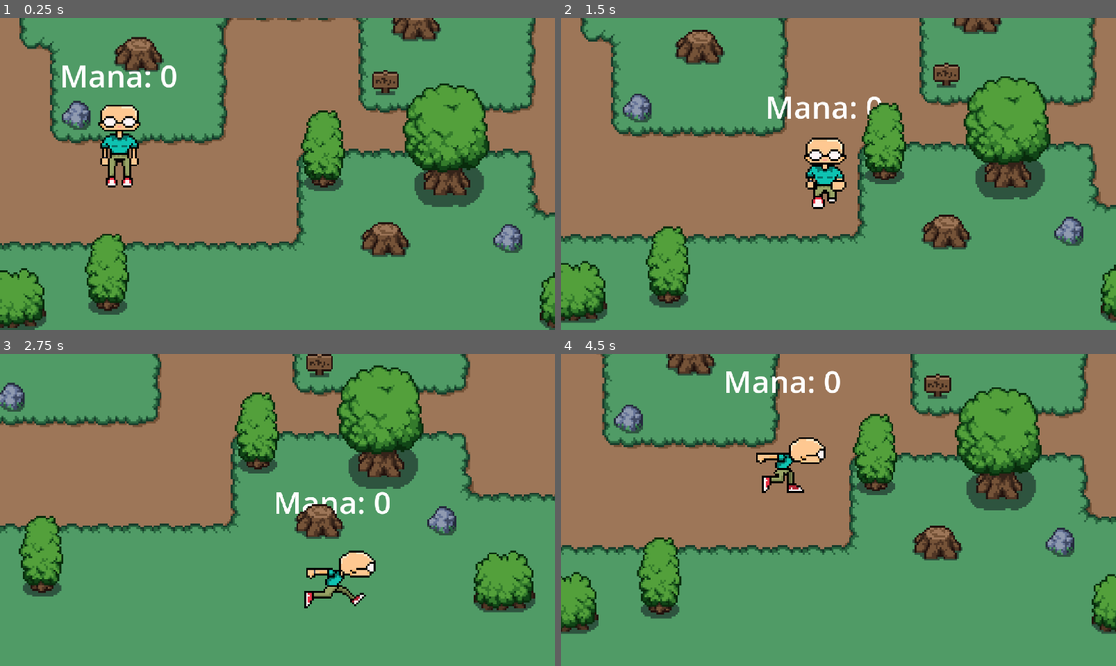
Above: before the commit, frames 1-4 (two rows, left to right).
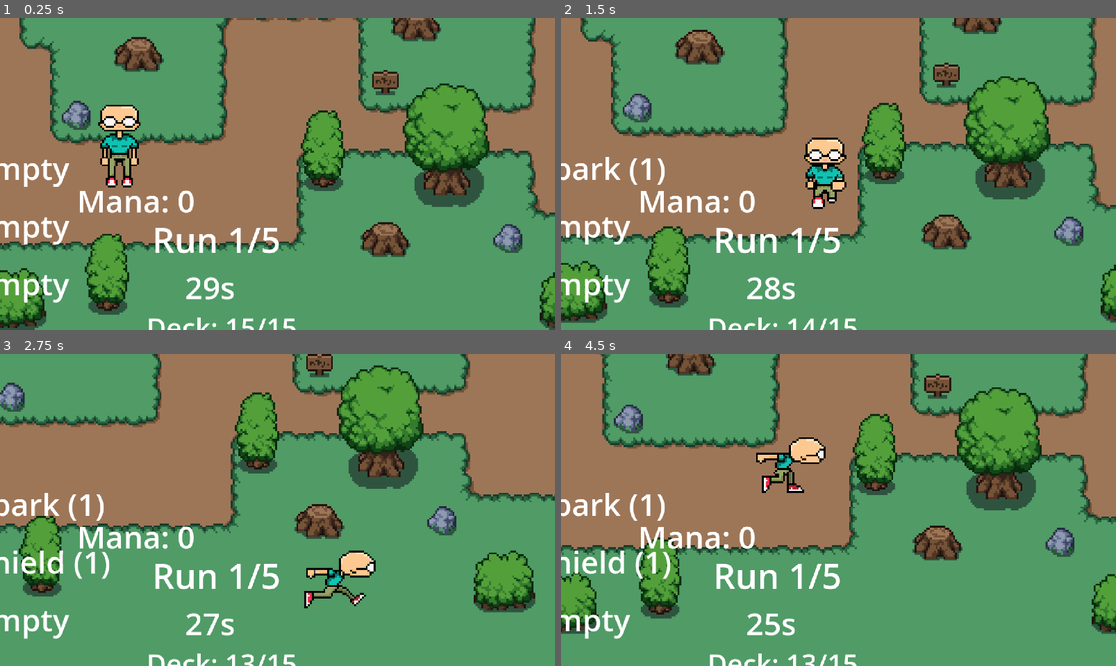
Above: after the commit, the same moments.

Repository: McBoatright/godot-game-project
Game: Godot game, scene res://scenes/world.tscn
Two runs of this game, one before a commit and one after it. Both use one fixed random seed, a clock stepped at 60 frames per second and the inputs below. The project has no main scene, so this scene is started directly.
Inputs:
- Up to frame 1 (0.25 s): no input
- Up to frame 2 (1.5 s): tap Enter (ui_accept) at 0.5, 0.77 s; hold Right (ui_right) 0.53-1.28 s; tap E (attack) at 0.6 s; hold Down (ui_down) from 1.28 s (still down); tap 1 at 1.35 s
- Up to frame 3 (2.75 s): tap Enter (ui_accept) at 1.52 s; release Down (ui_down) at 2.03 s; hold Right (ui_right) from 2.03 s (still down); hold 2 from 2.03 s (still down)
- Up to frame 4 (4.5 s): release Right (ui_right) at 2.78 s; release 2 at 2.78 s; hold Up (ui_up) 2.78-3.53 s; tap 3 at 2.85 s; tap Enter (ui_accept) at 3.02, 3.77 s; hold 4 3.53-4.28 s; hold Left (ui_left) from 3.53 s (still down); tap E (attack) at 4.35 s

The runs differ from the first frame. In frame 1, 3.6% of the frame differs, in the area x 0-54%, y 15-100%; in frame 2, 3.6%; in frame 3, 3.7%; in frame 4, 3.9%, in the area x 0-54%, y 5-100%.

Commit message:
Phase 1.5: Add UI displays for mana, hand, river, and deck progress
- Created CanvasLayer HUD with proper separation from game world
- Added UI labels for mana counter, 4 hand slots, river run/timer, and deck progress
- Updated all UI functions to use dynamic node finding for robustness
- Tested and verified all UI elements display and update correctly

Diff:
--- a/scenes/player.tscn
+++ b/scenes/player.tscn
@@ -536,13 +536,6 @@
 wait_time = 5.0
 autostart = true
 
-[node name="mana_label" type="Label" parent="."]
-offset_left = -31.0
-offset_top = -63.0
-offset_right = 31.0
-offset_bottom = -40.0
-text = "Mana: 0"
-
 [connection signal="body_entered" from="player_hitbox" to="." method="_on_player_hitbox_body_entered"]
 [connection signal="body_exited" from="player_hitbox" to="." method="_on_player_hitbox_body_exited"]
 [connection signal="timeout" from="player_hitbox/attack_cooldown" to="." method="_on_attack_cooldown_timeout"]
--- a/scenes/world.tscn
+++ b/scenes/world.tscn
@@ -114,5 +114,99 @@
 position = Vector2(332, -43.25)
 shape = SubResource("RectangleShape2D_i7141")
 
+[node name="HUD" type="CanvasLayer" parent="."]
+
+[node name="GameUI" type="Control" parent="HUD"]
+layout_mode = 3
+anchors_preset = 0
+offset_right = 40.0
+offset_bottom = 40.0
+
+[node name="HandUI" type="Control" parent="HUD/GameUI"]
+anchors_preset = 0
+offset_right = 40.0
+offset_bottom = 40.0
+
+[node name="hand_slot_1" type="Label" parent="HUD/GameUI/HandUI"]
+layout_mode = 0
+offset_left = -37.0
+offset_top = 66.0
+offset_right = 36.0
+offset_bottom = 89.0
+text = "[1] Empty"
+
+[node name="hand_slot_2" type="Label" parent="HUD/GameUI/HandUI"]
+layout_mode = 0
+offset_left = -37.0
+offset_top = 96.0
+offset_right = 36.0
+offset_bottom = 119.0
+text = "[1] Empty"
+
+[node name="hand_slot_3" type="Label" parent="HUD/GameUI/HandUI"]
+layout_mode = 0
+offset_left = -37.0
+offset_top = 126.0
+offset_right = 37.0
+offset_bottom = 149.0
+text = "[1] empty"
+
+[node name="hand_slot_4" type="Label" parent="HUD/GameUI/HandUI"]
+layout_mode = 0
+offset_left = -37.0
+offset_top = 156.0
+offset_right = 36.0
+offset_bottom = 179.0
+text = "[1] Empty"
+
+[node name="RiverUI" type="Control" parent="HUD/GameUI"]
+anchors_preset = 0
+offset_right = 40.0
+offset_bottom = 40.0
+
+[node name="river_run_label" type="Label" parent="HUD/GameUI/RiverUI"]
+layout_mode = 0
+offset_left = 79.0
+offset_top = 102.0
+offset_right = 146.0
+offset_bottom = 128.0
+theme_override_font_sizes/font_size = 18
+text = "Run 1/5"
+
+[node name="river_timer_label" type="Label" parent="HUD/GameUI/RiverUI"]
+layout_mode = 0
+offset_left = 96.0
+offset_top = 128.0
+offset_right = 136.0
+offset_bottom = 151.0
+text = "30s"
+
+[node name="ProgressUI" type="Control" parent="HUD/GameUI"]
+anchors_preset = 0
+offset_right = 40.0
+offset_bottom = 40.0
+
+[node name="deck_progress_label" type="Label" parent="HUD/GameUI/ProgressUI"]
+layout_mode = 0
+offset_left = 76.0
+offset_top = 151.0
+offset_right = 162.0
+offset_bottom = 174.0
+theme_override_font_sizes/font_size = 14
+text = "Deck 15/15"
+
+[node name="ManaUI" type="Control" parent="HUD/GameUI"]
+anchors_preset = 0
+offset_right = 40.0
+offset_bottom = 40.0
+
+[node name="mana_label" type="Label" parent="HUD/GameUI/ManaUI"]
+layout_mode = 0
+offset_left = 40.0
+offset_top = 83.0
+offset_right = 102.0
+offset_bottom = 106.0
+text = "Mana: 0"
+
 [connection signal="body_entered" from="cliffside_transition_point" to="." method="_on_cliffside_transition_point_body_entered"]
 [connection signal="body_exited" from="cliffside_transition_point" to="." method="_on_cliffside_transition_point_body_exited"]
--- a/scripts/player.gd
+++ b/scripts/player.gd
@@ -44,8 +44,11 @@
 	# Initialize river system
 	setup_river()
 
-	# Initialize mana display
+	# Initialize all UI
 	update_mana_ui()
+	update_hand_ui()
+	update_river_ui()
+	update_deck_progress_ui()
 
 func _physics_process(delta):
 	player_movement(delta)
@@ -292,11 +295,19 @@
 		print("Mana regenerated! Current mana: ", mana)
 
 func update_mana_ui():
-	var mana_label = get_node_or_null("mana_label")
+	# Find HUD dynamically from the scene tree
+	var hud = get_tree().root.find_child("HUD", true, false)
+	if not hud:
+		print("WARNING: HUD CanvasLayer not found in scene tree")
+		return
+
+	# Try to find mana_label under HUD
+	var mana_label = hud.find_child("mana_label", true, false)
+
 	if mana_label:
 		mana_label.text = "Mana: " + str(mana)
 	else:
-		print("WARNING: mana_label not found!")
+		print("WARNING: mana_label not found under HUD")
 
 # ===== DECK SYSTEM =====
 
@@ -359,19 +370,29 @@
 
 func _on_river_refreshed(run_number: int):
 	print("RIVER REFRESHED - Run ", run_number + 1, "/5 ready!")
+	update_river_ui()
 
 func _on_orb_picked(orb_index: int, spell: Spell, is_player: bool):
 	if is_player:
 		print("Player picked orb ", orb_index, ": ", spell.spell_name)
+		update_deck_progress_ui()
 	else:
 		print("Opponent picked orb ", orb_index)
 
 func _on_river_run_complete(run_number: int):
 	print("RIVER RUN COMPLETE - Run ", run_number + 1, " ended. Next run starting...")
-
-func _on_river_timer_updated(_time_left: float):
-	# Update river timer UI (to be implemented)
-	pass
+	update_river_ui()
+
+func _on_river_timer_updated(time_left: float):
+	# Find HUD dynamically
+	var hud = get_tree().root.find_child("HUD", true, false)
+	if not hud:
+		return
+
+	# Update river timer UI
+	var timer_label = hud.find_child("river_timer_label", true, false)
+	if timer_label:
+		timer_label.text = str(int(time_left)) + "s"
 
 func test_pick_orb():
 	# Test function to pick the first available player orb
@@ -499,10 +520,15 @@
 	print("=====================")
 
 func update_hand_ui():
-	# Update hand UI labels (create labels in Godot scene later)
+	# Find HUD dynamically
+	var hud = get_tree().root.find_child("HUD", true, false)
+	if not hud:
+		return
+
+	# Update hand UI labels
 	for i in range(MAX_HAND_SIZE):
 		var label_name = "hand_slot_" + str(i + 1)
-		var label = get_node_or_null(label_name)
+		var label = hud.find_child(label_name, true, false)
 		if label:
 			var spell = hand[i]
 			if spell:
@@ -510,4 +536,30 @@
 				label.visible = true
 			else:
 				label.text = "[" + str(i + 1) + "] Empty"
-				label.visible = false
+				label.visible = true
+
+func update_river_ui():
+	# Find HUD dynamically
+	var hud = get_tree().root.find_child("HUD", true, false)
+	if not hud:
+		return
+
+	# Update river run indicator
+	if river_manager:
+		var run_label = hud.find_child("river_run_label", true, false)
+		if run_label:
+			var current_run = river_manager.current_run
+			run_label.text = "Run " + str(current_run + 1) + "/5"
+
+func update_deck_progress_ui():
+	# Find HUD dynamically
+	var hud = get_tree().root.find_child("HUD", true, false)
+	if not hud:
+		return
+
+	# Update deck progress
+	if deck_manager:
+		var progress_label = hud.find_child("deck_progress_label", true, false)
+		if progress_label:
+			var available = deck_manager.available_spells.size()
+			progress_label.text = "Deck: " + str(available) + "/15"
